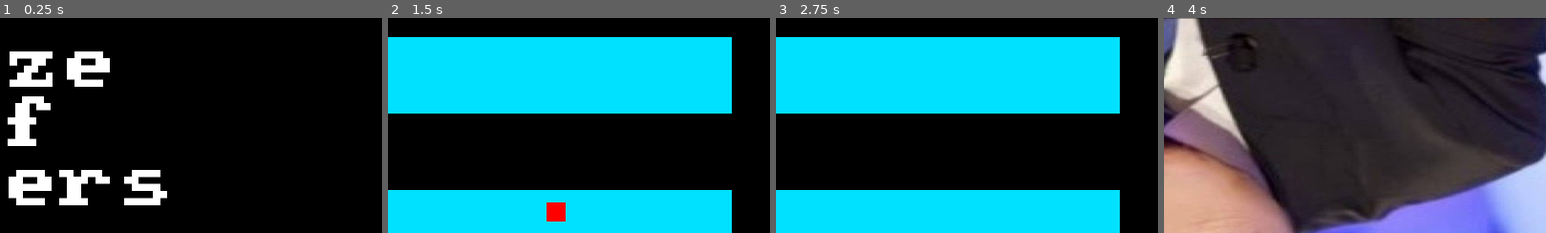
Above: before the commit, frames 1-4 (left to right).
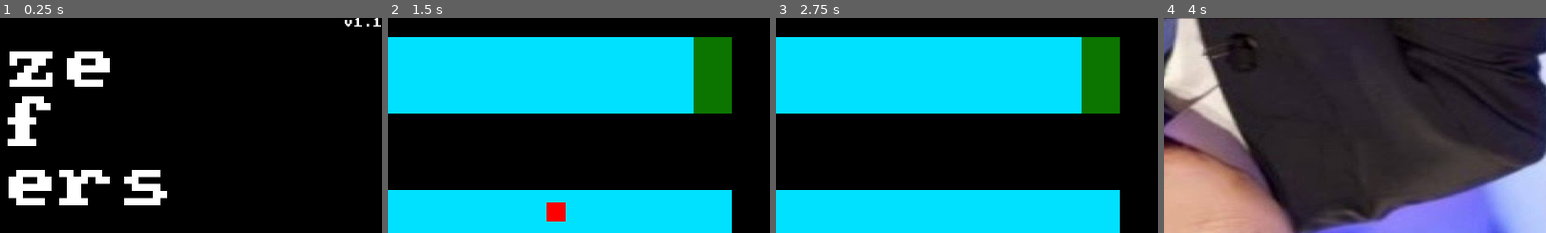
Above: after the commit, the same moments.

Repository: djalexkidd/horror-maze
Game: Godot game, scene res://scenes/Menu.tscn
The game is run twice, just before and just after one commit, with the same random seed, the same clock (stepped at 60 frames per second) and the same inputs. Sound files missing from this copy of the repository are replaced by a short silence.
Inputs (mouse positions are % of the whole screen's width and height, from its top left):
- Up to frame 1 (0.25 s): no input
- Up to frame 2 (1.5 s): click "START" at 0.5 s; tap Enter at 1.25 s; move the mouse to (72, 45) at 1.27 s
- Up to frame 3 (2.75 s): tap Space at 2 s; move the mouse to (30, 55) at 2.02 s
- Up to frame 4 (4 s): tap Enter at 2.75 s; move the mouse to (60, 28) at 2.77 s; tap Space at 3.5 s; move the mouse to (45, 70) at 3.52 s
The pictures show only the part of the screen within x 50-100%, y 0-50%; the shares and areas given below are measured in that part.

The runs differ from the first frame. In frame 1, 0.1% of the frame differs, in the area x 90-100%, y 0-4%; in frame 2, 3.6%, in the area x 80-90%, y 8-45%; in frame 3, 3.6%; in frame 4, nothing differs.

Commit message:
some hints for ya

Diff:
--- a/scenes/Menu.tscn
+++ b/scenes/Menu.tscn
@@ -10,6 +10,9 @@
 
 [sub_resource type="DynamicFont" id=2]
 size = 32
+font_data = ExtResource( 2 )
+
+[sub_resource type="DynamicFont" id=3]
 font_data = ExtResource( 2 )
 
 [node name="Menu" type="Control"]
@@ -50,6 +53,16 @@
 text = "2022 - djalexkidd"
 align = 1
 
+[node name="Version" type="Label" parent="."]
+anchor_left = 1.0
+anchor_right = 1.0
+margin_left = -64.0
+margin_bottom = 16.0
+custom_colors/font_color = Color( 1, 1, 1, 1 )
+custom_fonts/font = SubResource( 3 )
+text = "v1.1"
+align = 1
+
 [node name="StartButton" type="Button" parent="."]
 margin_left = 48.0
 margin_top = 560.0
--- a/scenes/levels/Level1.tscn
+++ b/scenes/levels/Level1.tscn
@@ -48,6 +48,8 @@
 [sub_resource type="RectangleShape2D" id=3]
 extents = Vector2( 32, 64 )
 
+[sub_resource type="QuadMesh" id=4]
+
 [node name="Level1" type="Node2D"]
 script = ExtResource( 4 )
 
@@ -68,4 +70,10 @@
 position = Vector2( 1184, 96 )
 shape = SubResource( 3 )
 
+[node name="MeshInstance2D" type="MeshInstance2D" parent="Goal"]
+modulate = Color( 0.0470588, 0.462745, 0, 1 )
+position = Vector2( 1183.88, 95.875 )
+scale = Vector2( 64.25, 128.25 )
+mesh = SubResource( 4 )
+
 [connection signal="area_entered" from="Goal" to="." method="_on_Goal_area_entered"]
--- a/scenes/levels/Level2.tscn
+++ b/scenes/levels/Level2.tscn
@@ -48,6 +48,8 @@
 [sub_resource type="RectangleShape2D" id=3]
 extents = Vector2( 24, 48 )
 
+[sub_resource type="QuadMesh" id=4]
+
 [node name="Level2" type="Node2D"]
 script = ExtResource( 4 )
 
@@ -68,4 +70,10 @@
 position = Vector2( 280, 368 )
 shape = SubResource( 3 )
 
+[node name="MeshInstance2D" type="MeshInstance2D" parent="Goal"]
+modulate = Color( 0.0470588, 0.462745, 0, 1 )
+position = Vector2( 279.938, 367.938 )
+scale = Vector2( 48.125, 96.125 )
+mesh = SubResource( 4 )
+
 [connection signal="area_entered" from="Goal" to="." method="_on_Goal_area_entered"]
--- a/scenes/levels/Level3.tscn
+++ b/scenes/levels/Level3.tscn
@@ -49,6 +49,8 @@
 [sub_resource type="RectangleShape2D" id=3]
 extents = Vector2( 16, 80 )
 
+[sub_resource type="QuadMesh" id=4]
+
 [node name="Level3" type="Node2D"]
 script = ExtResource( 4 )
 
@@ -70,25 +72,28 @@
 position = Vector2( 1232, 368 )
 shape = SubResource( 3 )
 
+[node name="MeshInstance2D" type="MeshInstance2D" parent="Goal"]
+modulate = Color( 0.0470588, 0.462745, 0, 1 )
+position = Vector2( 1232.22, 367.969 )
+scale = Vector2( 31.5625, 160.062 )
+mesh = SubResource( 4 )
+
 [node name="Bouboule1" parent="." instance=ExtResource( 5 )]
 position = Vector2( 384, 320 )
 
 [node name="Bouboule2" parent="." instance=ExtResource( 5 )]
 position = Vector2( 512, 416 )
-direction = -1
 
 [node name="Bouboule3" parent="." instance=ExtResource( 5 )]
 position = Vector2( 640, 320 )
 
 [node name="Bouboule4" parent="." instance=ExtResource( 5 )]
 position = Vector2( 768, 416 )
-direction = -1
 
 [node name="Bouboule5" parent="." instance=ExtResource( 5 )]
 position = Vector2( 896, 320 )
 
 [node name="Bouboule6" parent="." instance=ExtResource( 5 )]
 position = Vector2( 1024, 416 )
-direction = -1
 
 [connection signal="area_entered" from="Goal" to="." method="_on_Goal_area_entered"]
--- a/scenes/levels/Level4.tscn
+++ b/scenes/levels/Level4.tscn
@@ -49,6 +49,8 @@
 [sub_resource type="RectangleShape2D" id=3]
 extents = Vector2( 16, 47.75 )
 
+[sub_resource type="QuadMesh" id=4]
+
 [node name="Level4" type="Node2D"]
 script = ExtResource( 4 )
 
@@ -69,6 +71,12 @@
 [node name="CollisionShape2D" type="CollisionShape2D" parent="Goal"]
 position = Vector2( 48, 144.25 )
 shape = SubResource( 3 )
+
+[node name="MeshInstance2D" type="MeshInstance2D" parent="Goal"]
+modulate = Color( 0.0470588, 0.462745, 0, 1 )
+position = Vector2( 47.9375, 143.938 )
+scale = Vector2( 32.125, 96.125 )
+mesh = SubResource( 4 )
 
 [node name="Bouboule1" parent="." instance=ExtResource( 5 )]
 position = Vector2( 240, 616 )
--- a/scenes/levels/Level5.tscn
+++ b/scenes/levels/Level5.tscn
@@ -49,6 +49,8 @@
 [sub_resource type="RectangleShape2D" id=3]
 extents = Vector2( 16, 47.75 )
 
+[sub_resource type="QuadMesh" id=4]
+
 [node name="Level5" type="Node2D"]
 script = ExtResource( 4 )
 
@@ -70,6 +72,12 @@
 position = Vector2( 1232, 624 )
 shape = SubResource( 3 )
 
+[node name="MeshInstance2D" type="MeshInstance2D" parent="Goal"]
+modulate = Color( 0.0470588, 0.462745, 0, 1 )
+position = Vector2( 1231.97, 624 )
+scale = Vector2( 32.0624, 96 )
+mesh = SubResource( 4 )
+
 [node name="BouboulleTurn" parent="." instance=ExtResource( 5 )]
 position = Vector2( 640, 384 )
 
--- a/scenes/levels/Level6.tscn
+++ b/scenes/levels/Level6.tscn
@@ -49,6 +49,8 @@
 [sub_resource type="RectangleShape2D" id=3]
 extents = Vector2( 47.75, 24 )
 
+[sub_resource type="QuadMesh" id=4]
+
 [node name="Level6" type="Node2D"]
 script = ExtResource( 4 )
 
@@ -69,6 +71,12 @@
 [node name="CollisionShape2D" type="CollisionShape2D" parent="Goal"]
 position = Vector2( 80, 24 )
 shape = SubResource( 3 )
+
+[node name="MeshInstance2D" type="MeshInstance2D" parent="Goal"]
+modulate = Color( 0.0470588, 0.462745, 0, 1 )
+position = Vector2( 80, 24 )
+scale = Vector2( 96, 48 )
+mesh = SubResource( 4 )
 
 [node name="Bouboule1" parent="." instance=ExtResource( 5 )]
 position = Vector2( 576, 128 )
--- a/scenes/levels/Level7.tscn
+++ b/scenes/levels/Level7.tscn
@@ -49,6 +49,8 @@
 [sub_resource type="RectangleShape2D" id=3]
 extents = Vector2( 95.9375, 32 )
 
+[sub_resource type="QuadMesh" id=4]
+
 [node name="Level7" type="Node2D"]
 script = ExtResource( 4 )
 
@@ -69,6 +71,12 @@
 [node name="CollisionShape2D" type="CollisionShape2D" parent="Goal"]
 position = Vector2( 1152.06, 640 )
 shape = SubResource( 3 )
+
+[node name="MeshInstance2D" type="MeshInstance2D" parent="Goal"]
+modulate = Color( 0.0470588, 0.462745, 0, 1 )
+position = Vector2( 1152, 640 )
+scale = Vector2( 192, 64 )
+mesh = SubResource( 4 )
 
 [node name="Bouboule1" parent="." instance=ExtResource( 5 )]
 position = Vector2( 464, 192 )
--- a/scenes/levels/Level8.tscn
+++ b/scenes/levels/Level8.tscn
@@ -49,6 +49,8 @@
 [sub_resource type="RectangleShape2D" id=3]
 extents = Vector2( 60, 42.25 )
 
+[sub_resource type="QuadMesh" id=4]
+
 [node name="Level8" type="Node2D"]
 script = ExtResource( 4 )
 
@@ -70,6 +72,12 @@
 position = Vector2( 772, 365.75 )
 shape = SubResource( 3 )
 
+[node name="MeshInstance2D" type="MeshInstance2D" parent="Goal"]
+modulate = Color( 0.0470588, 0.462745, 0, 1 )
+position = Vector2( 768, 368 )
+scale = Vector2( 128, 96 )
+mesh = SubResource( 4 )
+
 [node name="BouboulleTurnMega" parent="." instance=ExtResource( 5 )]
 position = Vector2( 640, 384 )
 
Not shown: 1 places in scenes/Menu.tscn that only renumber resources
Not shown: 1 places in scenes/levels/Level1.tscn that only renumber resources
Not shown: 1 places in scenes/levels/Level2.tscn that only renumber resources
Not shown: 1 places in scenes/levels/Level3.tscn that only renumber resources
Not shown: 1 places in scenes/levels/Level4.tscn that only renumber resources
Not shown: 1 places in scenes/levels/Level5.tscn that only renumber resources
Not shown: 1 places in scenes/levels/Level6.tscn that only renumber resources
Not shown: 1 places in scenes/levels/Level7.tscn that only renumber resources
Not shown: 1 places in scenes/levels/Level8.tscn that only renumber resources
